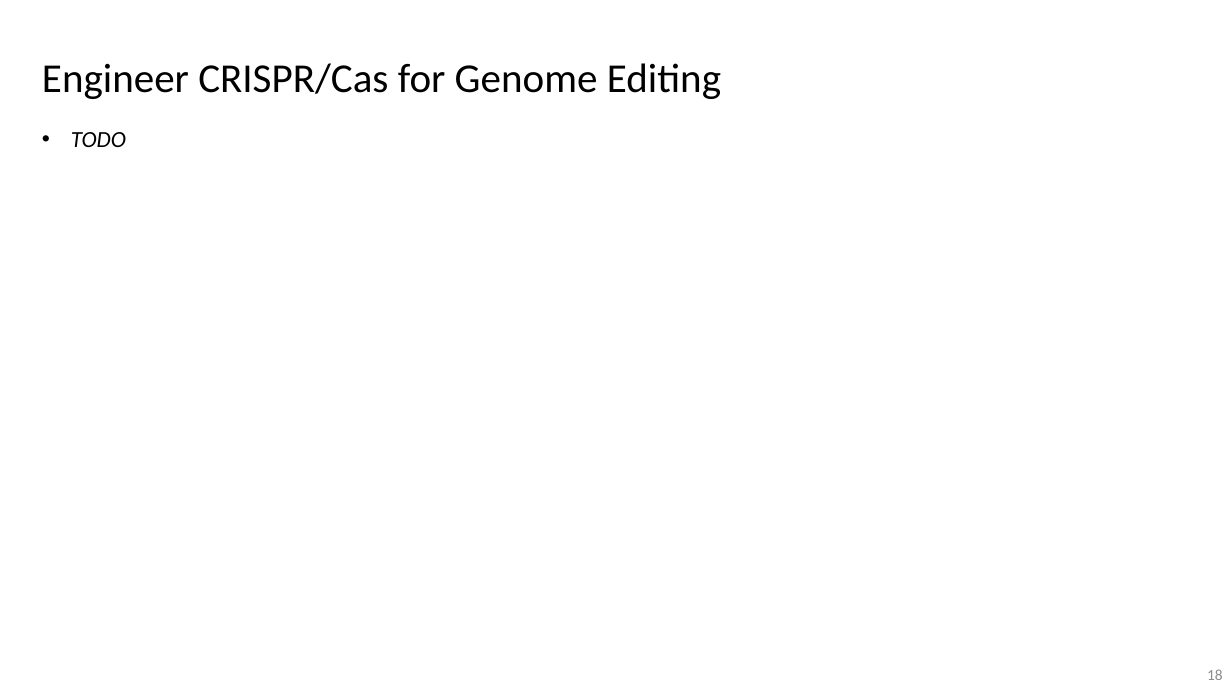
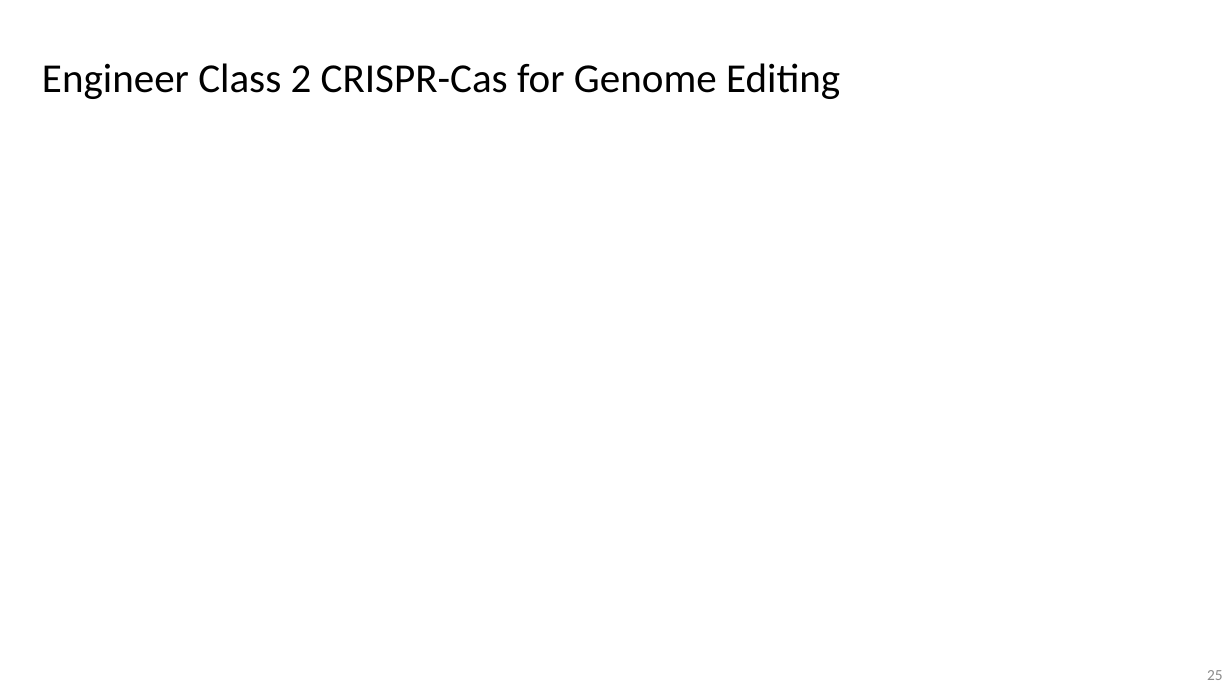
Before and after one commit to vwOvOwv/PKU-Undergraduate-Course, a slide deck: slide 25 of 遗传学(Genetics)/讨论课/Topic-3_遗传学技术/CRISPR-Cas.pptx (slide 18 before the commit). Drawn at 1232x693 pixels with LibreOffice and Linux fonts; fonts in the diff are those of the drawing. Boxes give left, top, right and bottom in pixels: in the first picture for what was removed or moved away, otherwise in the second. Text is boxed around its words. In the diff, an @@ line names an element or a change of style, - is before the commit and + after.

```diff
--- a/遗传学(Genetics)/讨论课/Topic-3_遗传学技术/CRISPR-Cas.pptx
+++ b/遗传学(Genetics)/讨论课/Topic-3_遗传学技术/CRISPR-Cas.pptx
@@ text at bbox=[42, 63, 840, 99]: text changed @@
-Engineer CRISPR/Cas for Genome Editing
+Engineer Class 2 CRISPR-Cas for Genome Editing
@@ text removed at bbox=[71, 132, 126, 147] @@
-• TODO
@@ page number at bbox=[1207, 670, 1223, 680]: text changed @@
-18
+25
```
Also in this commit, not shown: 11 other slides changed, 9 slides added, 2 slides removed, 19 other files.
